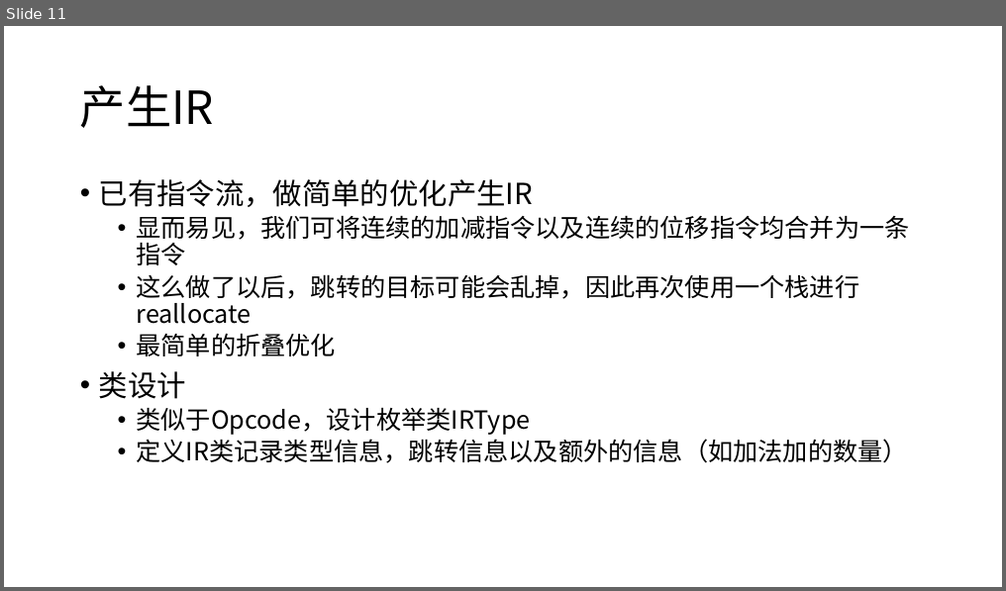
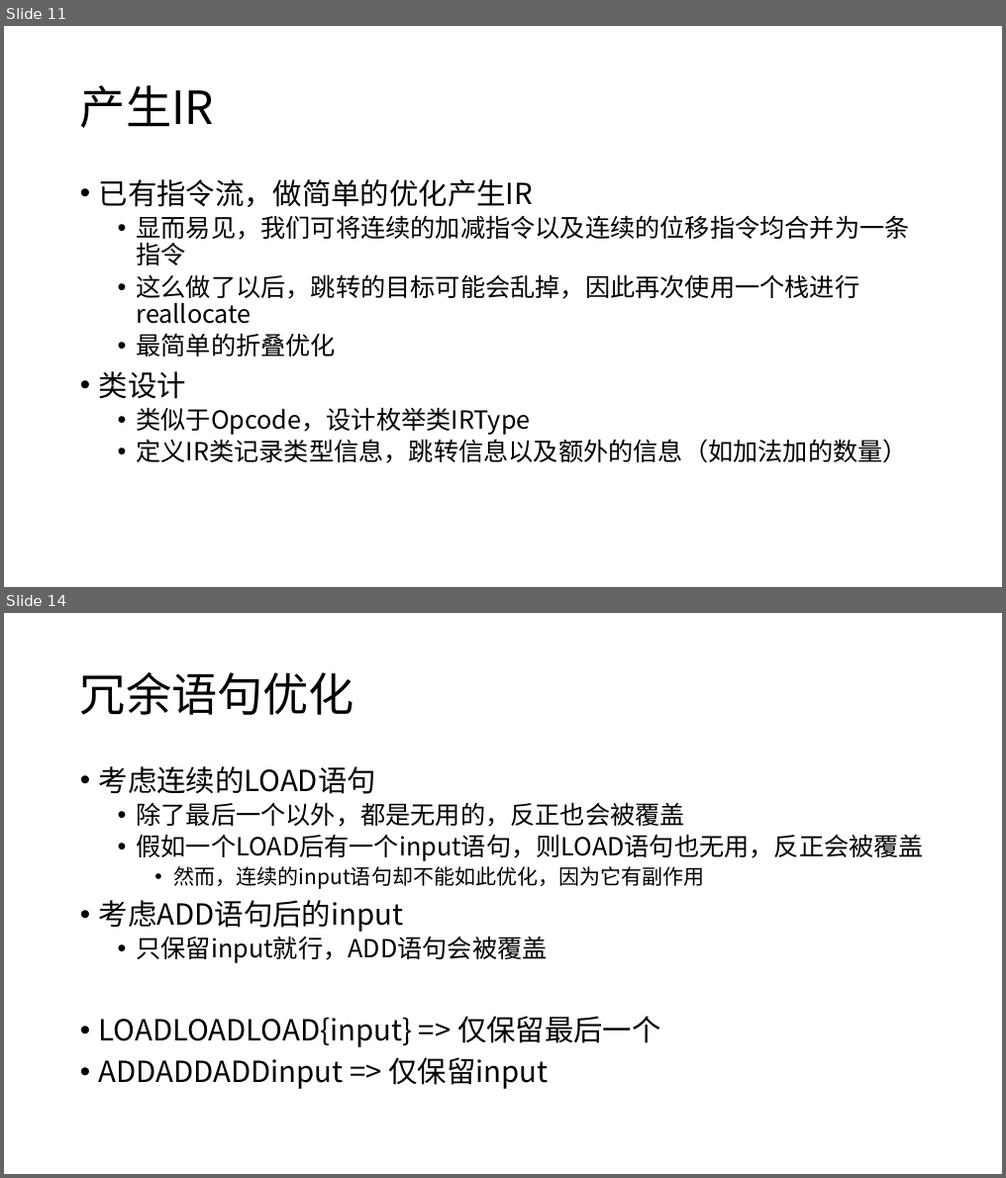
Before and after one commit to UshioA/bfpy, a slide deck: Python演示文稿.pptx. Shown one above the other, each under a label of ours: slide 11 before the commit, slides 11 and 14 after it; the slides between them are not shown. The pictures are 1006x591 and 1006x1178 pixels, drawn with LibreOffice and Linux fonts; fonts in the diff are those of the drawing. Boxes give left, top, right and bottom in pixels: in the first picture for what was removed or moved away, otherwise in the second. Text is boxed around its words. In the diff, an @@ line names an element or a change of style, - is before the commit and + after.

```diff
--- a/Python演示文稿.pptx
+++ b/Python演示文稿.pptx
@@ slide 14 added at bbox=[4, 613, 1002, 1174], background #FFFFFF @@
@@ title added at bbox=[80, 672, 354, 715], 44 pt, text #000000 @@
+冗余语句优化
@@ text added at bbox=[99, 766, 925, 1089], 24 pt, text #000000 @@
+• 考虑连续的LOAD语句
+  • 除了最后一个以外，都是无用的，反正也会被覆盖
+  • 假如一个LOAD后有一个input语句，则LOAD语句也无用，反正会被覆盖
+    • 然而，连续的input语句却不能如此优化，因为它有副作用
+• 考虑ADD语句后的input
+  • 只保留input就行，ADD语句会被覆盖
+• LOADLOADLOAD{input} => 仅保留最后一个
+• ADDADDADDinput => 仅保留input
```
Also in this commit, not shown: 2 slides changed, 10 other slides added, 1 slide removed.
